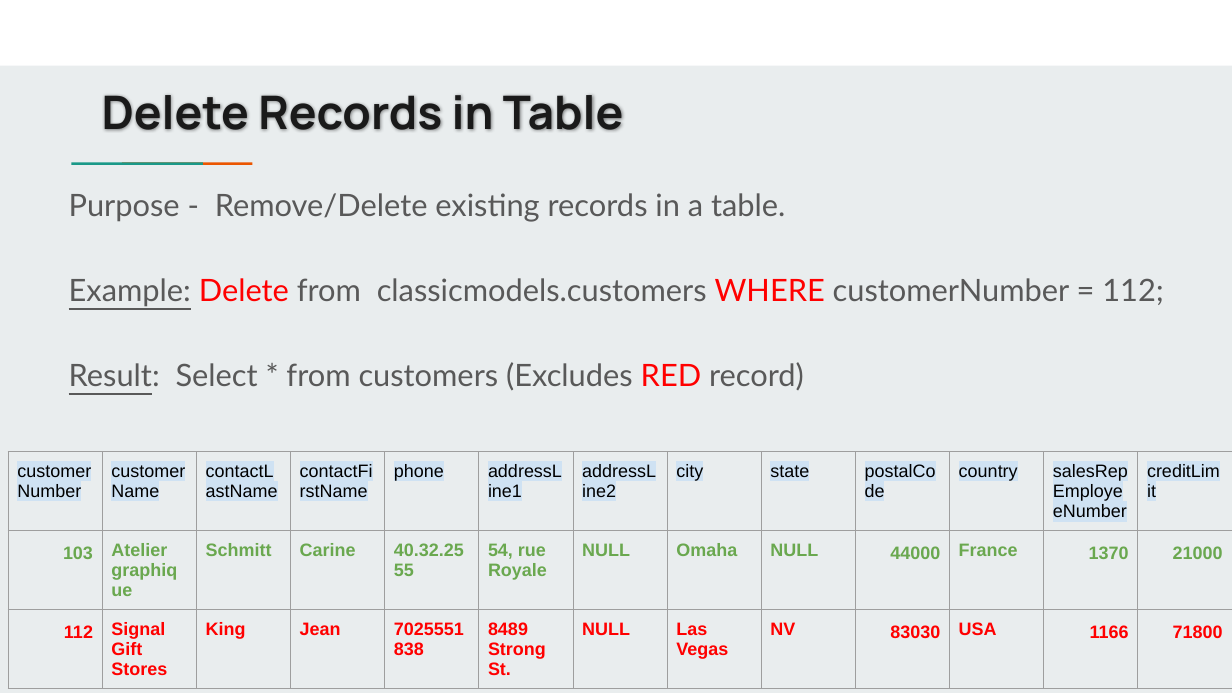
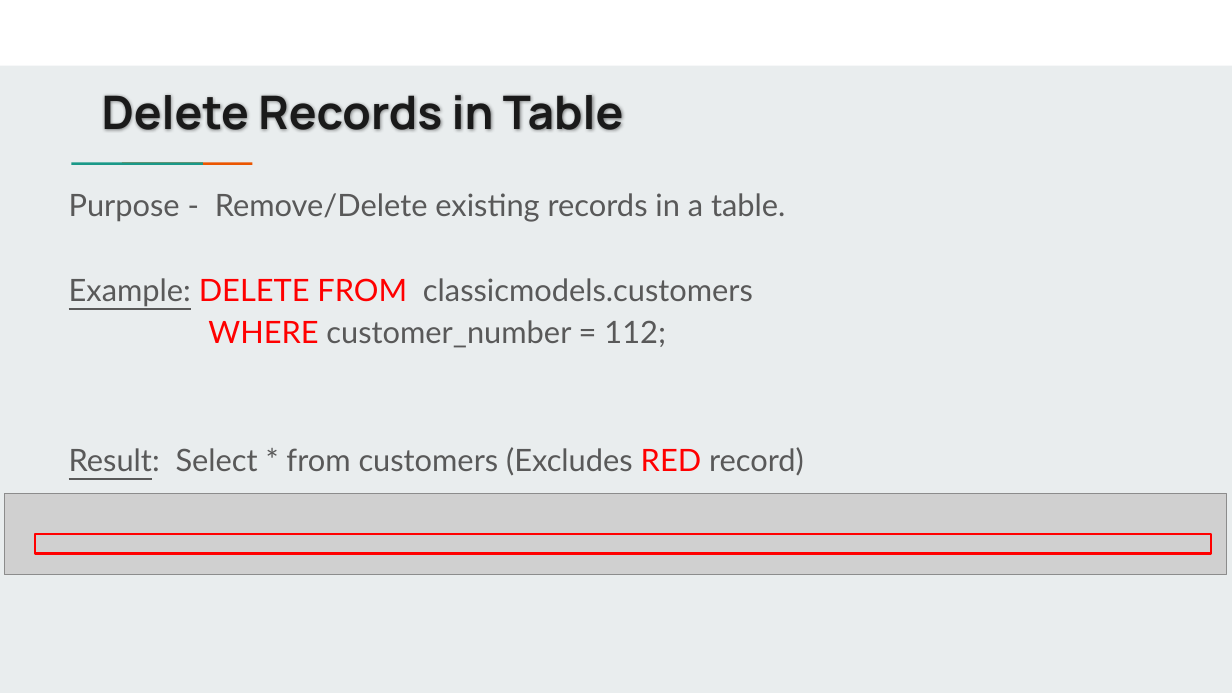
Before and after one commit to jbergmann56/OSDA-DataManipulationAndManagement, a slide deck: slide 10 of Lectures/(3) Extracting & Storing Data.pptx. Drawn at 1232x693 pixels with LibreOffice and Linux fonts; fonts in the diff are those of the drawing; grey boxes stand for pictures. Boxes give left, top, right and bottom in pixels: in the first picture for what was removed or moved away, otherwise in the second. Text is boxed around its words. In the diff, an @@ line names an element or a change of style, - is before the commit and + after.

```diff
--- a/Lectures/(3) Extracting & Storing Data.pptx
+++ b/Lectures/(3) Extracting & Storing Data.pptx
@@ text at (69,278,753,348): text changed @@
-Example: Delete from classicmodels.customers WHERE customerNumber = 112;
+Example: DELETE FROM classicmodels.customers
+WHERE customer_number = 112;
@@ table removed at (8,452,1232,693), 3 rows, 13 columns @@
-customerNumber | customerName | contactLastName | contactFirstName | phone | addressLine1 | addressLine2 | city | state | postalCode | country | salesRepEmployeeNumber | creditLimit
-103 | Atelier graphique | Schmitt | Carine | 40.32.2555 | 54, rue Royale | NULL | Omaha | NULL | 44000 | France | 1370 | 21000
-112 | Signal Gift Stores | King | Jean | 7025551838 | 8489 Strong St. | NULL | Las Vegas | NV | 83030 | USA | 1166 | 71800
@@ picture added at (5,494,1227,575) @@
@@ rectangle added at (35,534,1212,554), outline #FF0000 2 pt @@
```
Also in this commit, not shown: 7 other slides changed, 1 slide removed, 11 other files.
